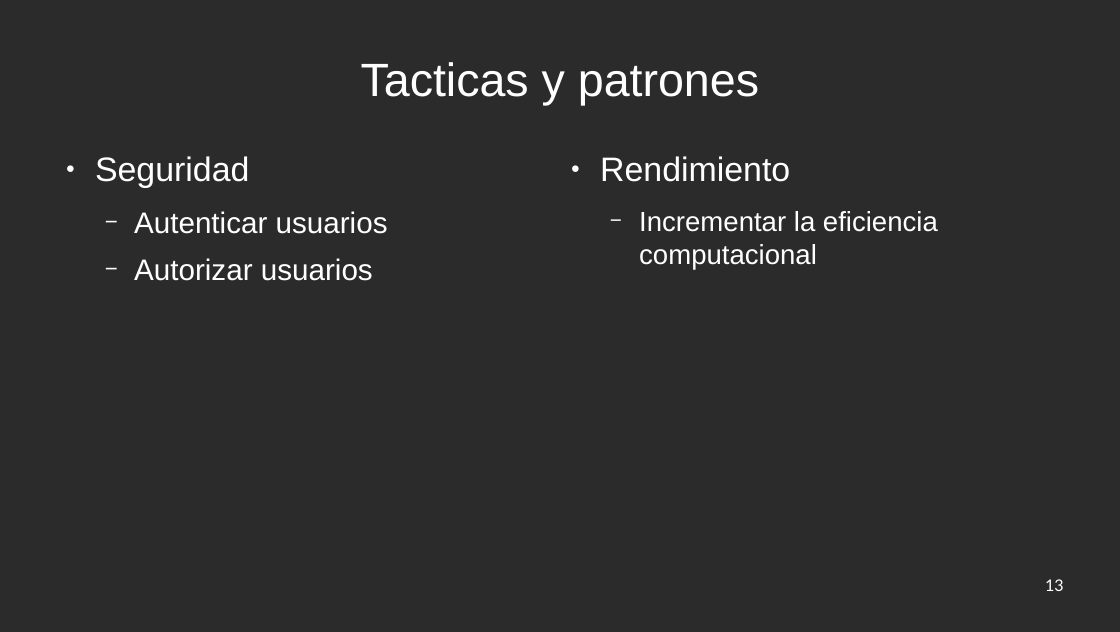
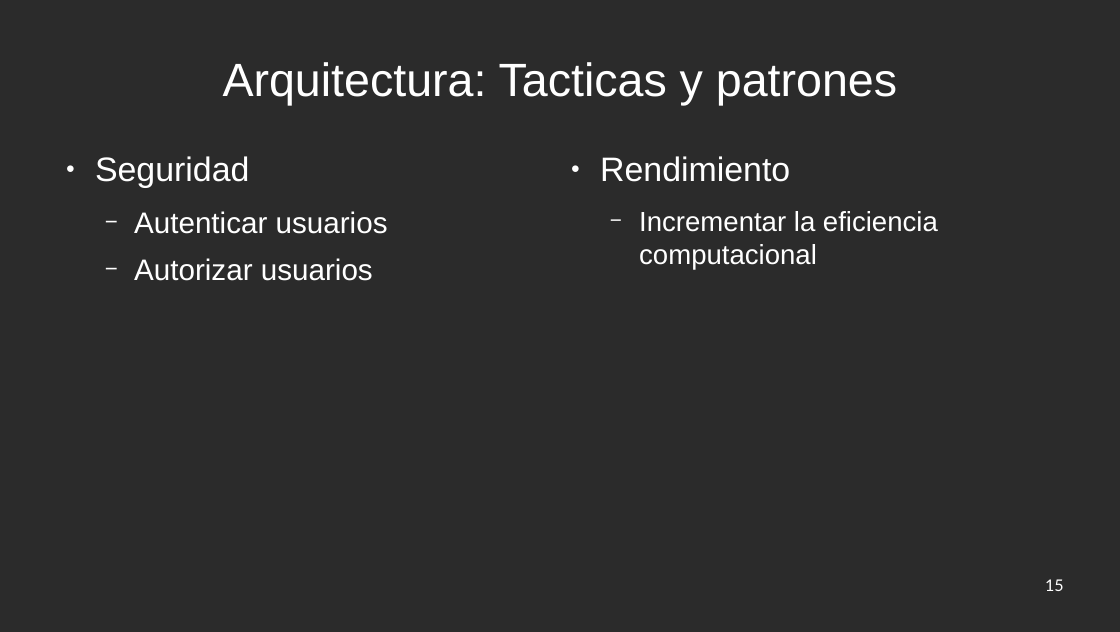
Before and after one commit to jw92/PPR, a slide deck: slide 15 of final.odp (slide 13 before the commit). Drawn at 1120x632 pixels with LibreOffice and Linux fonts; fonts in the diff are those of the drawing; background and template pictures are left out; a plain dark background stands for a picture behind light text. Boxes give left, top, right and bottom in pixels: in the first picture for what was removed or moved away, otherwise in the second. Text is boxed around its words. In the diff, an @@ line names an element or a change of style, - is before the commit and + after.

```diff
--- a/final.odp
+++ b/final.odp
@@ title at box(223, 62, 897, 105): text changed @@
-Tacticas y patrones
+Arquitectura: Tacticas y patrones
@@ page number at box(1045, 579, 1064, 591): text changed @@
-13
+15
```
Also in this commit, not shown: 9 other slides changed, 14 slides added, 17 slides removed.
